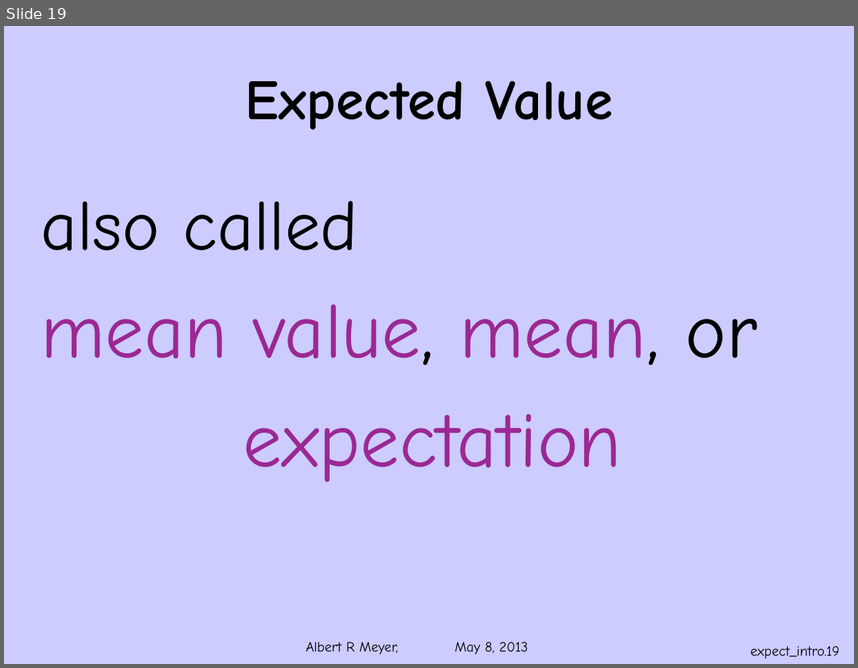
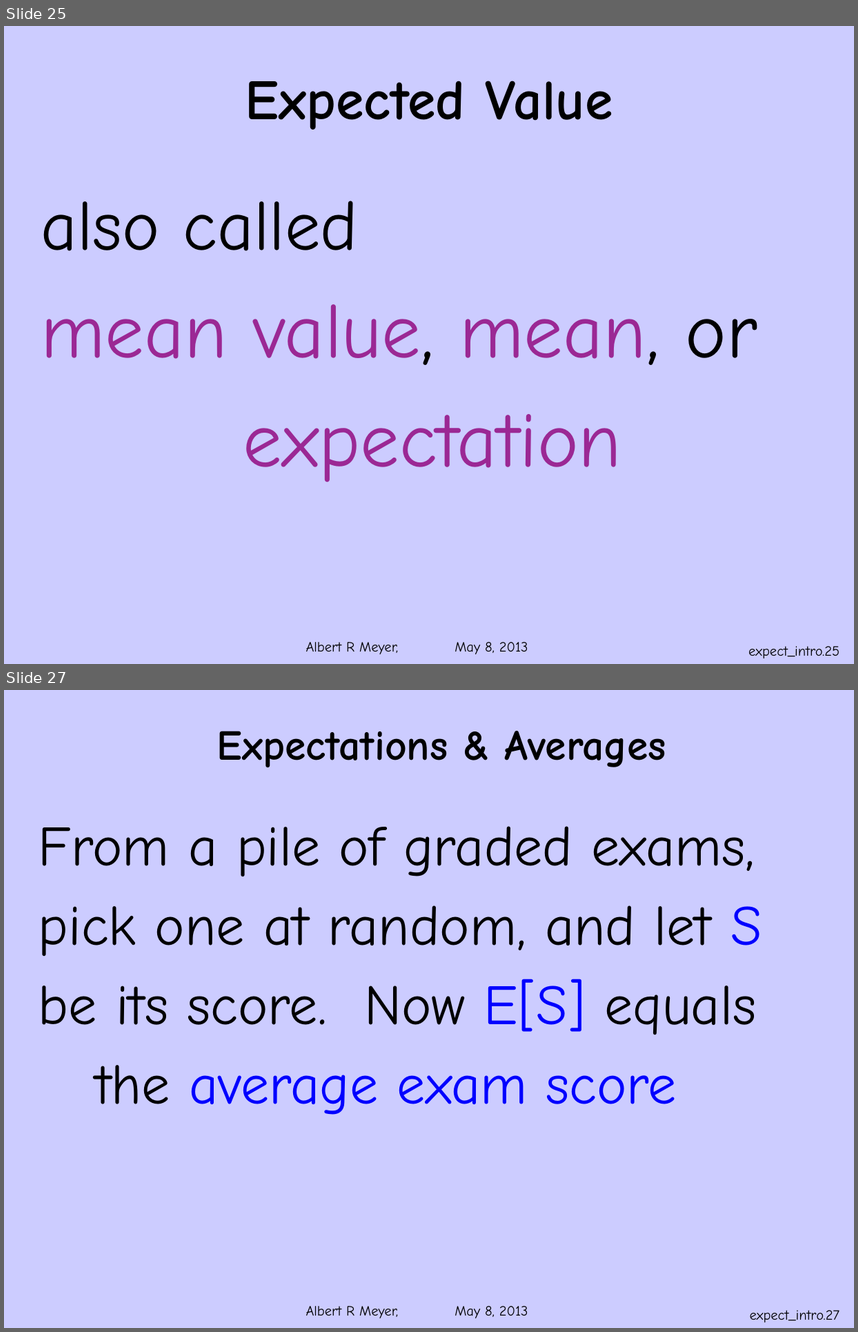
Before and after one commit to armeyer/mcs_web, a slide deck: spring13/slides13/ranvar-expect-intro.pptx. Shown one above the other, each under a label of ours: slide 19 before the commit, slides 25 and 27 after it; the slides between them are not shown. The pictures are 858x668 and 858x1332 pixels, drawn with LibreOffice and Linux fonts; fonts in the diff are those of the drawing; background and template pictures are left out. Boxes give left, top, right and bottom in pixels: in the first picture for what was removed or moved away, otherwise in the second. Text is boxed around its words. In the diff, an @@ line names an element or a change of style, - is before the commit and + after.

Commit message:
extend ranvar-expect-intro.pptx

```diff
--- a/spring13/slides13/ranvar-expect-intro.pptx
+++ b/spring13/slides13/ranvar-expect-intro.pptx
@@ slide 27 added at [4, 690, 854, 1328], background #CCCCFF; not listed: 1 template element that a slide beside it also shows @@
@@ text added at [217, 731, 666, 768], 36 pt, text #000000, bold @@
+Expectations & Averages
@@ text added at [38, 826, 762, 1114], 48 pt, text #000000 @@
+From a pile of graded exams,
+pick one at random, and let S
+be its score. Now E[S] equals
+the average exam score
@@ page number added at [750, 1310, 840, 1322], 12 pt, text #000000 @@
+expect_intro.27
@@ what was slide 19 is now slide 25 @@
@@ page number at [749, 646, 840, 658]: text changed @@
-expect_intro.19
+expect_intro.25
```
Also in this commit, not shown: 4 slides changed, 13 other slides added, 2 slides removed.
